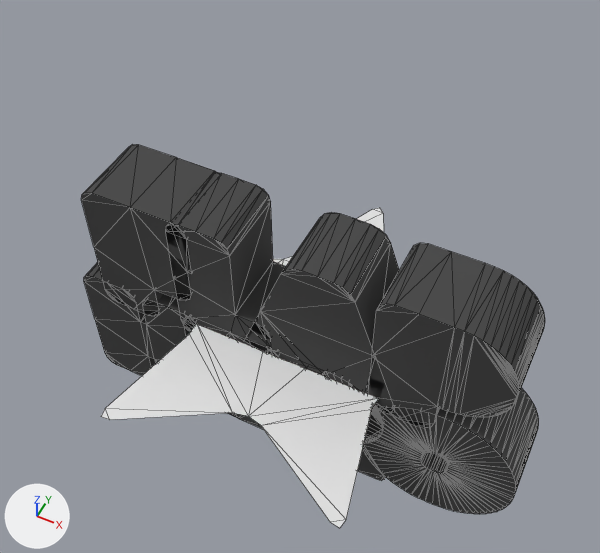
The FBX model data/Title.fbx: old version first, new version second.
Rendered twice from a 50 mm lens placed at (1.06, -2.12, 3.06), pointed at (-0.05, 0.11, 0.27). The axes (+X, +Y, +Z) are drawn at lower left. The lights are the same throughout. Mesh edges are drawn as thin lines. Where no turn or scale is listed for an object, it has been applied to the vertices.

The first picture shows 'BlackOutline', 'Star'.
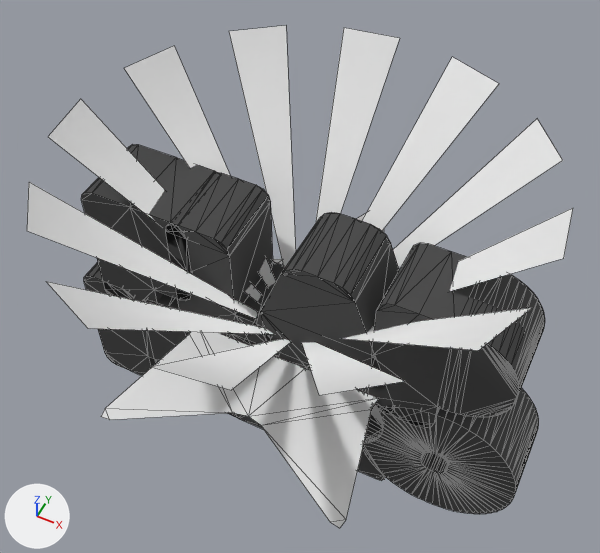
Changed parts and their boxes (x1, y1, x2, y2) in the pictures (600 x 553 px):
'Rays', added: after (27, 25, 573, 395)

The change, as a list of edits to the scene's bpy script:
```text
Add me_rays:
    me_rays.from_pydata([(0.0, 1.0, 1.0), (-0.26, 0.97, 1.0), (-0.5, 0.87, 1.0), (-0.71, 0.71, 1.0), (-0.87, 0.5, 1.0), (-0.97, 0.26, 1.0), (-1.0, 0.0, 1.0), (-0.97, -0.26, 1.0), (-0.87, -0.5, 1.0), (-0.71, -0.71, 1.0), (-0.5, -0.87, 1.0), (-0.26, -0.97, 1.0), (0.0, -1.0, 1.0), (0.26, -0.97, 1.0), (0.5, -0.87, 1.0), (0.71, -0.71, 1.0), (0.87, -0.5, 1.0), (0.0, 0.0, 0.0), (0.97, -0.26, 1.0), (1.0, 0.0, 1.0), (0.97, 0.26, 1.0), (0.87, 0.5, 1.0), (0.71, 0.71, 1.0), (0.5, 0.87, 1.0), (0.26, 0.97, 1.0)], [], [(0, 1, 17), (2, 3, 17), (4, 5, 17), (6, 7, 17), (8, 9, 17), (10, 11, 17), (12, 13, 17), (14, 15, 17), (16, 18, 17), (19, 20, 17), (21, 22, 17), (23, 24, 17)])
Add ob_rays:
    ob_rays = bpy.data.objects.new('Rays', me_rays)
    ob_rays.location = (0.0, 0.0, 0.0)
```
